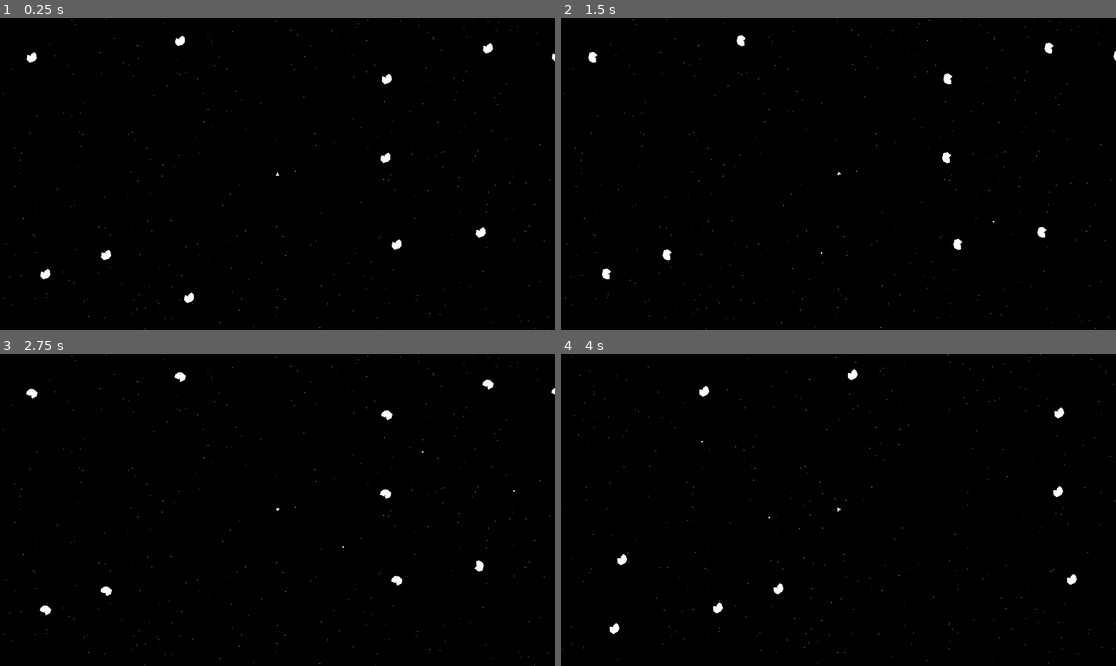
Above: before the commit, frames 1-4 (two rows, left to right).
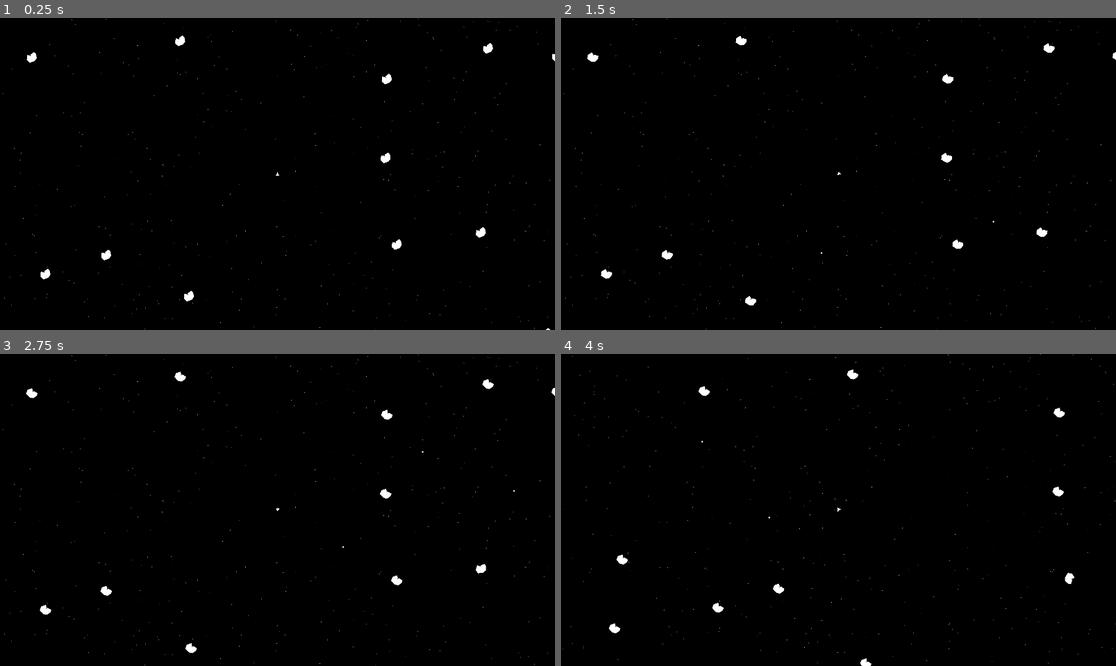
Above: after the commit, the same moments.

Repository: IQpierce/owl
Game: Godot game, scene res://scenes/big_wrapping_area.tscn
Two runs of this game, one before a commit and one after it. Both use one fixed random seed, a clock stepped at 60 frames per second and the inputs below.
Inputs:
- Up to frame 1 (0.25 s): no input
- Up to frame 2 (1.5 s): hold Right (turn_right) 0.53-1.28 s; hold Space (shoot) 0.53-1.28 s; hold Left (turn_left) from 1.28 s (still down); tap Space (shoot) at 1.35 s
- Up to frame 3 (2.75 s): release Left (turn_left) at 2.03 s; hold Right (turn_right) from 2.03 s (still down); hold Space (shoot) from 2.03 s (still down)
- Up to frame 4 (4 s): release Right (turn_right) at 2.78 s; release Space (shoot) at 2.78 s; hold Up (thrust) 2.78-3.53 s; tap Space (shoot) at 2.85 s; hold Left (turn_left) from 3.53 s (still down); hold Space (shoot) from 3.53 s (still down)

The runs differ from the first frame. In frame 1, less than 0.1% of the frame differs, in the area x 4-100%, y 5-100%; in frame 2, 0.3%; in frame 3, 0.2%; in frame 4, 0.3%, in the area x 8-93%, y 4-100%.

Commit message:
work from 1/11 stream. fixed physics. iterated on sun. added a ConstantRotation script.

Diff:
--- a/packedscenes/asteroid.tscn
+++ b/packedscenes/asteroid.tscn
@@ -9,14 +9,12 @@
 collision_mask = 3
 mass = 4.0
 physics_material_override = ExtResource("1_ner6d")
-inertia = 8064.72
 freeze_mode = 1
 continuous_cd = 2
 max_contacts_reported = 1
 contact_monitor = true
 angular_velocity = 1.74533
-angular_damp_mode = 1
-angular_damp = 0.033
+angular_damp = 0.066
 script = ExtResource("1_018j0")
 health = 12.0
 max_health = 12.0
--- a/packedscenes/bullet.tscn
+++ b/packedscenes/bullet.tscn
@@ -18,7 +18,7 @@
 linear_damp_mode = 1
 script = ExtResource("1_whbku")
 damage_on_impact = 3.0
-impact_force = 40.0
+impact_force = 4.0
 
 [node name="CollisionShape2D" type="CollisionShape2D" parent="."]
 scale = Vector2(0.3, 0.3)
--- a/packedscenes/player.tscn
+++ b/packedscenes/player.tscn
@@ -11,6 +11,12 @@
 
 [node name="Player" instance=ExtResource("1_5vrjf")]
 position = Vector2(0, 0)
+disable_mode = 2
+collision_mask = 2
+freeze_mode = 1
+continuous_cd = 2
+max_contacts_reported = 1
+contact_monitor = true
 script = ExtResource("2_7yjal")
 thrust_speed = 750.0
 turn_speed = 30.0
--- /dev/null
+++ b/packedscenes/sun.tscn
@@ -0,0 +1,121 @@
+[gd_scene load_steps=6 format=3 uid="uid://mym88qteigwb"]
+
+[ext_resource type="Script" path="res://scripts/Sun.gd" id="1_me80d"]
+[ext_resource type="Script" path="res://scripts/util/ToggleBoolSignal.gd" id="1_o1d3a"]
+[ext_resource type="Script" path="res://scripts/ConstantRotation.gd" id="2_h2as5"]
+
+[sub_resource type="CircleShape2D" id="CircleShape2D_e5cdc"]
+radius = 256.0
+
+[sub_resource type="CircleShape2D" id="CircleShape2D_0jcqu"]
+radius = 256.0
+
+[node name="Sun" type="Area2D"]
+disable_mode = 1
+collision_layer = 2
+collision_mask = 27
+script = ExtResource("1_me80d")
+
+[node name="Shape" type="CollisionShape2D" parent="."]
+shape = SubResource("CircleShape2D_e5cdc")
+
+[node name="GravityWell" type="Area2D" parent="."]
+position = Vector2(0, 1)
+collision_layer = 2
+collision_mask = 11
+gravity_space_override = 4
+gravity_point = true
+gravity_point_unit_distance = 256.0
+gravity_point_center = Vector2(0, 0)
+gravity_direction = Vector2(0, 0)
+gravity = 1500.0
+
+[node name="CollisionShape2D" type="CollisionShape2D" parent="GravityWell"]
+position = Vector2(6.10352e-05, 0.00012207)
+scale = Vector2(10, 10)
+shape = SubResource("CircleShape2D_0jcqu")
+
+[node name="Visuals" type="Node2D" parent="."]
+script = ExtResource("2_h2as5")
+rotate_angle_per_sec = 1.0
+
+[node name="Visuals2" type="Node2D" parent="Visuals"]
+scale = Vector2(20, -19.96)
+
+[node name="Line2D" type="Line2D" parent="Visuals/Visuals2"]
+points = PackedVector2Array(0, 0, 12, 7, -7, -12, 0, 0, 12, -12, -11, 13, 6, -3, 0, 0, -6, 0)
+width = 2.0
+
+[node name="Flicker" type="Timer" parent="Visuals/Visuals2"]
+wait_time = 0.52
+autostart = true
+script = ExtResource("1_o1d3a")
+current_toggle_val = true
+
+[node name="Visuals3" type="Node2D" parent="Visuals"]
+rotation = -3.14159
+scale = Vector2(20, -20)
+
+[node name="Line2D" type="Line2D" parent="Visuals/Visuals3"]
+points = PackedVector2Array(0, 0, 12, 7, -7, -12, 0, 0, 12, -12, -11, 13, 6, -3, 0, 0, -6, 0)
+width = 2.0
+
+[node name="Flicker" type="Timer" parent="Visuals/Visuals3"]
+wait_time = 0.33
+autostart = true
+script = ExtResource("1_o1d3a")
+current_toggle_val = true
+
+[node name="Visuals" type="Node2D" parent="Visuals"]
+rotation = 0.785398
+scale = Vector2(20, 19.96)
+
+[node name="Line2D" type="Line2D" parent="Visuals/Visuals"]
+points = PackedVector2Array(0, 0, 12, 7, -7, -12, 0, 0, 12, -12, -11, 13, 6, -3, 0, 0, -6, 0)
+width = 2.0
+
+[node name="Flicker" type="Timer" parent="Visuals/Visuals"]
+wait_time = 0.41
+autostart = true
+script = ExtResource("1_o1d3a")
+current_toggle_val = true
+
+[node name="Visuals4" type="Node2D" parent="Visuals"]
+rotation = -3.14159
+scale = Vector2(20, 20)
+
+[node name="Line2D" type="Line2D" parent="Visuals/Visuals4"]
+points = PackedVector2Array(0, 0, 12, 7, -7, -12, 0, 0, 12, -12, -11, 13, 6, -3, 0, 0, -6, 0)
+width = 2.0
+
+[node name="Flicker" type="Timer" parent="Visuals/Visuals4"]
+wait_time = 0.62
+autostart = true
+script = ExtResource("1_o1d3a")
+current_toggle_val = true
+
+[node name="Visuals5" type="Node2D" parent="Visuals"]
+rotation = 0.785398
+scale = Vector2(20, 19.96)
+
+[node name="Line2D" type="Line2D" parent="Visuals/Visuals5"]
+points = PackedVector2Array(0, 0, 12, 7, -7, -12, 0, 0, 12, -12, -11, 13, 6, -3, 0, 0, -6, 0)
+width = 2.0
+
+[node name="Flicker" type="Timer" parent="Visuals/Visuals5"]
+wait_time = 0.58
+autostart = true
+script = ExtResource("1_o1d3a")
+current_toggle_val = true
+
+[connection signal="body_entered" from="." to="." method="_on_body_entered"]
+[connection signal="timeout" from="Visuals/Visuals2/Flicker" to="Visuals/Visuals2/Flicker" method="toggle_value"]
+[connection signal="toggle_value_changed" from="Visuals/Visuals2/Flicker" to="Visuals/Visuals2" method="set_visible"]
+[connection signal="timeout" from="Visuals/Visuals3/Flicker" to="Visuals/Visuals3/Flicker" method="toggle_value"]
+[connection signal="toggle_value_changed" from="Visuals/Visuals3/Flicker" to="Visuals/Visuals3" method="set_visible"]
+[connection signal="timeout" from="Visuals/Visuals/Flicker" to="Visuals/Visuals/Flicker" method="toggle_value"]
+[connection signal="toggle_value_changed" from="Visuals/Visuals/Flicker" to="Visuals/Visuals" method="set_visible"]
+[connection signal="timeout" from="Visuals/Visuals4/Flicker" to="Visuals/Visuals4/Flicker" method="toggle_value"]
+[connection signal="toggle_value_changed" from="Visuals/Visuals4/Flicker" to="Visuals/Visuals4" method="set_visible"]
+[connection signal="timeout" from="Visuals/Visuals5/Flicker" to="Visuals/Visuals5/Flicker" method="toggle_value"]
+[connection signal="toggle_value_changed" from="Visuals/Visuals5/Flicker" to="Visuals/Visuals5" method="set_visible"]
--- a/packedscenes/tiny_sun.tscn
+++ b/packedscenes/tiny_sun.tscn
@@ -1,44 +1,122 @@
-[gd_scene load_steps=4 format=3 uid="uid://bptwcbjukx17w"]
+[gd_scene load_steps=6 format=3 uid="uid://bl72dcxp6jhkw"]
 
+[ext_resource type="Script" path="res://scripts/util/ConstantRotation.gd" id="1_3iktm"]
 [ext_resource type="Script" path="res://scripts/util/ToggleBoolSignal.gd" id="1_o1d3a"]
+[ext_resource type="Script" path="res://scripts/Sun.gd" id="1_re0a2"]
 
 [sub_resource type="CircleShape2D" id="CircleShape2D_e5cdc"]
+radius = 256.0
 
 [sub_resource type="CircleShape2D" id="CircleShape2D_0jcqu"]
-radius = 256.0
+radius = 3480.0
 
-[node name="TinySun" type="StaticBody2D"]
+[node name="Sun" type="RigidBody2D"]
+collision_layer = 2
+collision_mask = 27
+can_sleep = false
+lock_rotation = true
+freeze = true
+script = ExtResource("1_re0a2")
 
 [node name="Area" type="CollisionShape2D" parent="."]
-position = Vector2(9610, 5370)
 shape = SubResource("CircleShape2D_e5cdc")
 
-[node name="Visuals" type="Node2D" parent="Area"]
-scale = Vector2(1.00176, 1)
+[node name="GravityWell" type="Area2D" parent="."]
+position = Vector2(0, 2)
+collision_layer = 2
+collision_mask = 11
+gravity_space_override = 1
+gravity_point = true
+gravity_point_unit_distance = 348.0
+gravity_point_center = Vector2(0, 0)
+gravity_direction = Vector2(0, 0)
+gravity = 225.0
 
-[node name="Line2D" type="Line2D" parent="Area/Visuals"]
+[node name="CollisionShape2D" type="CollisionShape2D" parent="GravityWell"]
+position = Vector2(6.10352e-05, -0.999878)
+shape = SubResource("CircleShape2D_0jcqu")
+
+[node name="Node2D" type="Node2D" parent="."]
+script = ExtResource("1_3iktm")
+rotate_degrees_per_sec = 1.0
+
+[node name="Visuals2" type="Node2D" parent="Node2D"]
+scale = Vector2(20, -19.96)
+
+[node name="Line2D" type="Line2D" parent="Node2D/Visuals2"]
 points = PackedVector2Array(0, 0, 12, 7, -7, -12, 0, 0, 12, -12, -11, 13, 6, -3, 0, 0, -6, 0)
 width = 2.0
 
-[node name="Flicker" type="Timer" parent="Area/Visuals"]
-wait_time = 0.45
+[node name="Flicker" type="Timer" parent="Node2D/Visuals2"]
+wait_time = 0.52
 autostart = true
 script = ExtResource("1_o1d3a")
 current_toggle_val = true
 
-[node name="GravityWell" type="Area2D" parent="."]
-scale = Vector2(10, 10)
-collision_layer = 2
-collision_mask = 11
-gravity_space_override = 4
-gravity_point = true
-gravity_point_center = Vector2(960, 540)
-gravity_direction = Vector2(960, 540)
-gravity = 250.0
+[node name="Visuals3" type="Node2D" parent="Node2D"]
+rotation = 3.14159
+scale = Vector2(20, -20)
 
-[node name="CollisionShape2D" type="CollisionShape2D" parent="GravityWell"]
-position = Vector2(960.5, 539.5)
-shape = SubResource("CircleShape2D_0jcqu")
+[node name="Line2D" type="Line2D" parent="Node2D/Visuals3"]
+points = PackedVector2Array(0, 0, 12, 7, -7, -12, 0, 0, 12, -12, -11, 13, 6, -3, 0, 0, -6, 0)
+width = 2.0
 
-[connection signal="timeout" from="Area/Visuals/Flicker" to="Area/Visuals/Flicker" method="toggle_value"]
-[connection signal="toggle_value_changed" from="Area/Visuals/Flicker" to="Area/Visuals" method="set_visible"]
+[node name="Flicker" type="Timer" parent="Node2D/Visuals3"]
+wait_time = 0.33
+autostart = true
+script = ExtResource("1_o1d3a")
+current_toggle_val = true
+
+[node name="Visuals" type="Node2D" parent="Node2D"]
+rotation = 0.785398
+scale = Vector2(20, 19.96)
+
+[node name="Line2D" type="Line2D" parent="Node2D/Visuals"]
+points = PackedVector2Array(0, 0, 12, 7, -7, -12, 0, 0, 12, -12, -11, 13, 6, -3, 0, 0, -6, 0)
+width = 2.0
+
+[node name="Flicker" type="Timer" parent="Node2D/Visuals"]
+wait_time = 0.41
+autostart = true
+script = ExtResource("1_o1d3a")
+current_toggle_val = true
+
+[node name="Visuals4" type="Node2D" parent="Node2D"]
+rotation = 3.14159
+scale = Vector2(20, 20)
+
+[node name="Line2D" type="Line2D" parent="Node2D/Visuals4"]
+points = PackedVector2Array(0, 0, 12, 7, -7, -12, 0, 0, 12, -12, -11, 13, 6, -3, 0, 0, -6, 0)
+width = 2.0
+
+[node name="Flicker" type="Timer" parent="Node2D/Visuals4"]
+wait_time = 0.62
+autostart = true
+script = ExtResource("1_o1d3a")
+current_toggle_val = true
+
+[node name="Visuals5" type="Node2D" parent="Node2D"]
+rotation = 0.785398
+scale = Vector2(20, 19.96)
+
+[node name="Line2D" type="Line2D" parent="Node2D/Visuals5"]
+points = PackedVector2Array(0, 0, 12, 7, -7, -12, 0, 0, 12, -12, -11, 13, 6, -3, 0, 0, -6, 0)
+width = 2.0
+
+[node name="Flicker" type="Timer" parent="Node2D/Visuals5"]
+wait_time = 0.58
+autostart = true
+script = ExtResource("1_o1d3a")
+current_toggle_val = true
+
+[connection signal="body_entered" from="." to="." method="_on_body_entered"]
+[connection signal="timeout" from="Node2D/Visuals2/Flicker" to="Node2D/Visuals2/Flicker" method="toggle_value"]
+[connection signal="toggle_value_changed" from="Node2D/Visuals2/Flicker" to="Node2D/Visuals2" method="set_visible"]
+[connection signal="timeout" from="Node2D/Visuals3/Flicker" to="Node2D/Visuals3/Flicker" method="toggle_value"]
+[connection signal="toggle_value_changed" from="Node2D/Visuals3/Flicker" to="Node2D/Visuals3" method="set_visible"]
+[connection signal="timeout" from="Node2D/Visuals/Flicker" to="Node2D/Visuals/Flicker" method="toggle_value"]
+[connection signal="toggle_value_changed" from="Node2D/Visuals/Flicker" to="Node2D/Visuals" method="set_visible"]
+[connection signal="timeout" from="Node2D/Visuals4/Flicker" to="Node2D/Visuals4/Flicker" method="toggle_value"]
+[connection signal="toggle_value_changed" from="Node2D/Visuals4/Flicker" to="Node2D/Visuals4" method="set_visible"]
+[connection signal="timeout" from="Node2D/Visuals5/Flicker" to="Node2D/Visuals5/Flicker" method="toggle_value"]
+[connection signal="toggle_value_changed" from="Node2D/Visuals5/Flicker" to="Node2D/Visuals5" method="set_visible"]
--- a/physics_materials/rock.tres
+++ b/physics_materials/rock.tres
@@ -1,7 +1,6 @@
 [gd_resource type="PhysicsMaterial" format=3 uid="uid://d5h87yh5ctsf"]
 
 [resource]
-friction = 5.0
-rough = true
+friction = 15.0
 bounce = 0.1
 absorbent = true
--- a/scenes/big_wrapping_area.tscn
+++ b/scenes/big_wrapping_area.tscn
@@ -4,9 +4,9 @@
 [ext_resource type="Script" path="res://scripts/OwlGame.gd" id="1_w7ll5"]
 [ext_resource type="PackedScene" uid="uid://jymuym62nmct" path="res://packedscenes/player.tscn" id="3_e3nbw"]
 [ext_resource type="PackedScene" uid="uid://cgjbstotnfcvd" path="res://packedscenes/asteroid.tscn" id="4_fnpcl"]
-[ext_resource type="PackedScene" uid="uid://bptwcbjukx17w" path="res://packedscenes/tiny_sun.tscn" id="5_0c86p"]
 [ext_resource type="PackedScene" uid="uid://d4m1t88007x4m" path="res://packedscenes/star.tscn" id="6_86odn"]
 [ext_resource type="Script" path="res://scripts/util/SpawnRandomField.gd" id="6_q82vl"]
+[ext_resource type="PackedScene" uid="uid://mym88qteigwb" path="res://packedscenes/sun.tscn" id="7_mlajb"]
 [ext_resource type="PackedScene" uid="uid://cv5asni7oqeby" path="res://packedscenes/hud.tscn" id="8_k1cvn"]
 
 [sub_resource type="WorldBoundaryShape2D" id="WorldBoundaryShape2D_ed0ja"]
@@ -81,9 +81,6 @@
 [node name="Camera2D" type="Camera2D" parent="Player"]
 process_callback = 0
 
-[node name="TinySun" parent="." instance=ExtResource("5_0c86p")]
-position = Vector2(1, 1)
-
 [node name="StarfieldBG" type="Area2D" parent="."]
 z_index = -100
 position = Vector2(9600, 5400)
@@ -96,17 +93,20 @@
 num_to_spawn = 50000
 proto = ExtResource("6_86odn")
 
-[node name="AsteroidField" type="Area2D" parent="."]
+[node name="AsteroidBelt" type="Area2D" parent="."]
 position = Vector2(9600, 5400)
 disable_mode = 1
 collision_layer = 0
 collision_mask = 0
 
-[node name="SpawnRandomAsteroidBelt" type="CollisionShape2D" parent="AsteroidField"]
+[node name="SpawnRandomAsteroidBelt" type="CollisionShape2D" parent="AsteroidBelt"]
 shape = SubResource("CircleShape2D_xkjbt")
 script = ExtResource("6_q82vl")
 num_to_spawn = 512
 proto = ExtResource("4_fnpcl")
+
+[node name="Sun" parent="." instance=ExtResource("7_mlajb")]
+position = Vector2(9600, 5400)
 
 [node name="HUD" parent="." instance=ExtResource("8_k1cvn")]
 
--- a/scenes/wrapping_screen_test.tscn
+++ b/scenes/wrapping_screen_test.tscn
@@ -18,6 +18,7 @@
 [node name="BottomWrappingWall" type="Area2D" parent="WrappingWalls"]
 position = Vector2(960, 1080)
 scale = Vector2(6, 6)
+disable_mode = 1
 collision_layer = 4
 collision_mask = 27
 script = ExtResource("1_6cr6p")
@@ -31,6 +32,7 @@
 position = Vector2(960, 0)
 rotation = 3.14159
 scale = Vector2(6, 6)
+disable_mode = 1
 collision_layer = 4
 collision_mask = 27
 script = ExtResource("1_6cr6p")
@@ -44,6 +46,7 @@
 position = Vector2(1920, 540)
 rotation = -1.5708
 scale = Vector2(6, 6)
+disable_mode = 1
 collision_layer = 4
 collision_mask = 27
 script = ExtResource("1_6cr6p")
@@ -57,6 +60,7 @@
 position = Vector2(0, 540)
 rotation = 1.5708
 scale = Vector2(6, 6)
+disable_mode = 1
 collision_layer = 4
 collision_mask = 27
 script = ExtResource("1_6cr6p")
--- /dev/null
+++ b/scripts/ConstantRotation.gd
@@ -0,0 +1,7 @@
+extends Node2D
+
+@export var rotate_angle_per_sec:float
+
+
+func _process(delta):
+	rotate(rotate_angle_per_sec * delta)
--- a/scripts/Player.gd
+++ b/scripts/Player.gd
@@ -19,8 +19,9 @@
 		angular_velocity += delta * turn_speed
 
 	if Input.is_action_pressed("thrust"):
-		var facing_dir:Vector2 = Vector2(0, 1).rotated(rotation)
-		linear_velocity -= (facing_dir * delta * thrust_speed)
+		var facing_dir:Vector2 = Vector2.UP.rotated(rotation)
+		#linear_velocity -= (facing_dir * delta * thrust_speed)
+		apply_central_impulse(facing_dir * delta * thrust_speed)
 
 		if (!thrusting):
 			thrusting_state_change.emit(true)
--- /dev/null
+++ b/scripts/Sun.gd
@@ -0,0 +1,11 @@
+extends Area2D
+
+class_name Sun
+
+
+func _on_body_entered(body:RigidBody2D):
+	var body_thing:Thing = body as Thing
+	if body_thing:
+		body_thing.die()
+	else:
+		body.queue_free()
Not shown, removed: scenes/wra4380.tmp
Not shown, removed: scenes/wra4C18.tmp
Not shown, removed: scenes/wra4E7C.tmp
Not shown, removed: scenes/wra73A0.tmp
Not shown, removed: scenes/wraFF57.tmp
